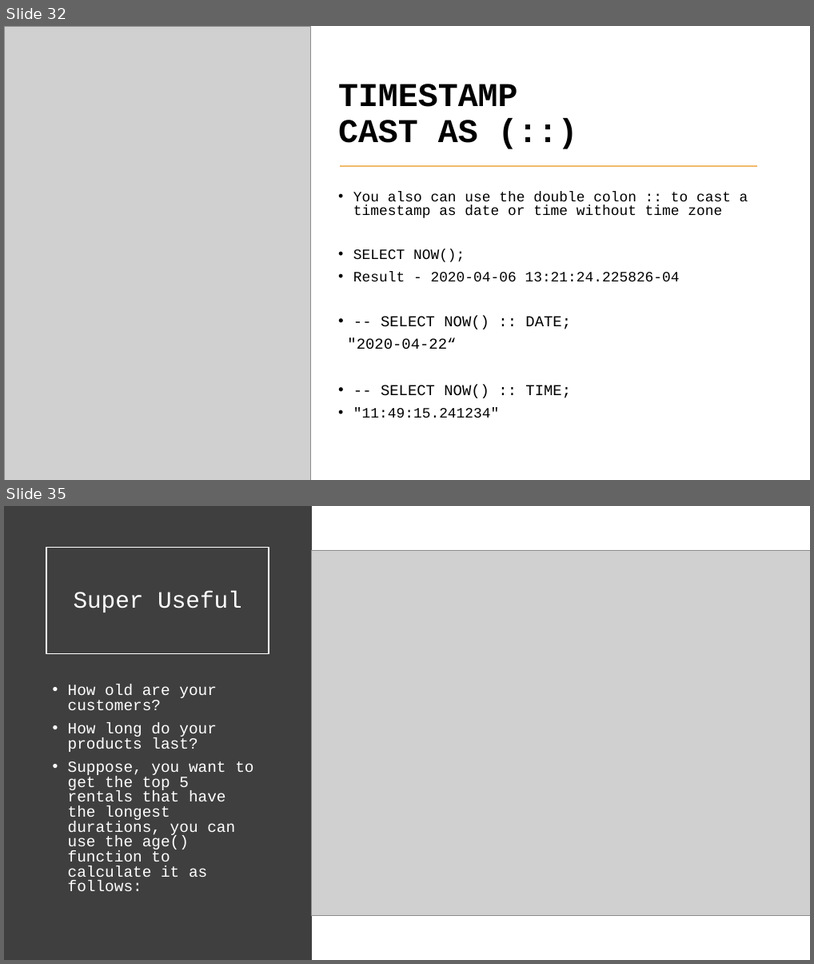
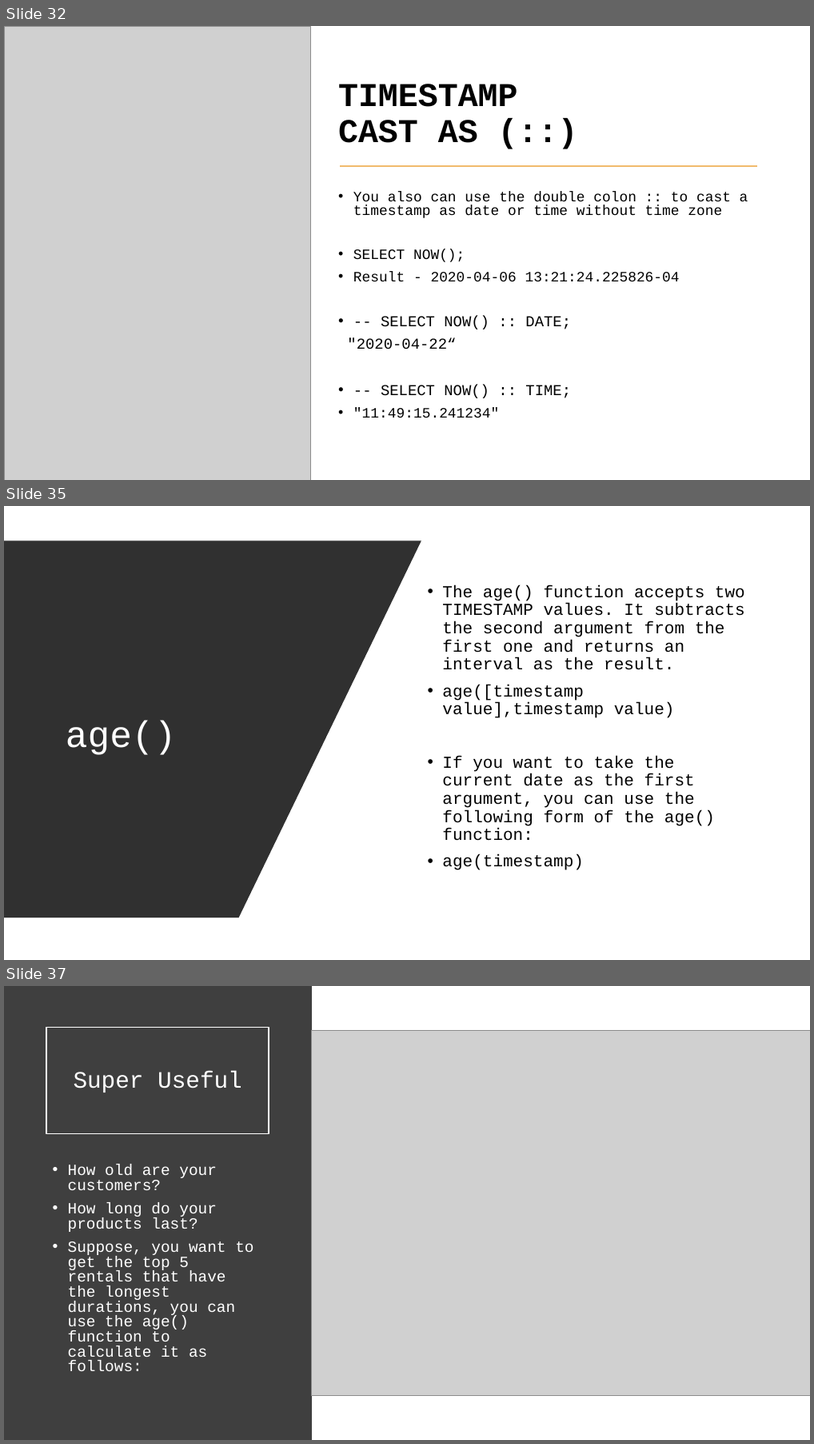
Before and after one commit to VadimAcosta/timestamps_and_intervals, a slide deck: times_and_dates.pptx. Shown one above the other, each under a label of ours: slides 32 and 35 before the commit, slides 32, 35 and 37 after it; the slides between them are not shown. The pictures are 814x964 and 814x1444 pixels, drawn with LibreOffice and Linux fonts; fonts in the diff are those of the drawing; grey boxes stand for pictures. Boxes give left, top, right and bottom in pixels: in the first picture for what was removed or moved away, otherwise in the second. Text is boxed around its words. In the diff, an @@ line names an element or a change of style, - is before the commit and + after.

```diff
--- a/times_and_dates.pptx
+++ b/times_and_dates.pptx
@@ slide 35 added at (x1=4, y1=506, x2=810, y2=960), background #000000 @@
@@ rectangle added at (x1=4, y1=506, x2=810, y2=960), fill #FFFFFF @@
@@ freeform shape added at (x1=4, y1=540, x2=422, y2=917), fill #303030 @@
@@ text added at (x1=442, y1=585, x2=746, y2=870), 20 pt, text #000000 @@
+• The age() function accepts two TIMESTAMP values. It subtracts the second argument from the first one and returns an interval as the result.
+• age([timestamp value],timestamp value)
+• If you want to take the current date as the first argument, you can use the following form of the age() function:
+• age(timestamp)
@@ title added at (x1=66, y1=721, x2=177, y2=755), 44 pt, text #FFFFFF @@
+age()
@@ what was slide 35 is now slide 37 @@
```
Also in this commit, not shown: 9 slides changed, 1 other slide added, 4 slides removed, 1 other file.
